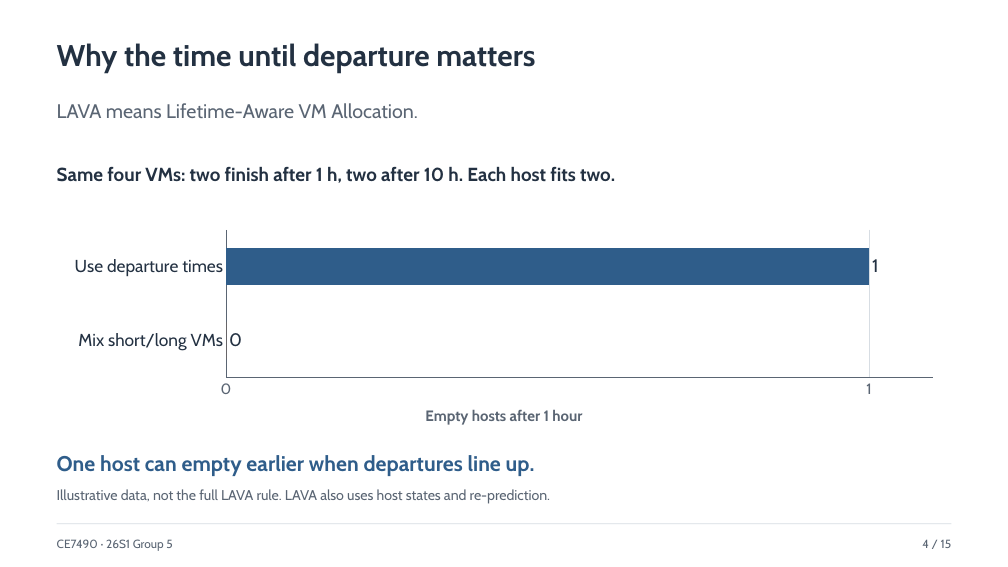
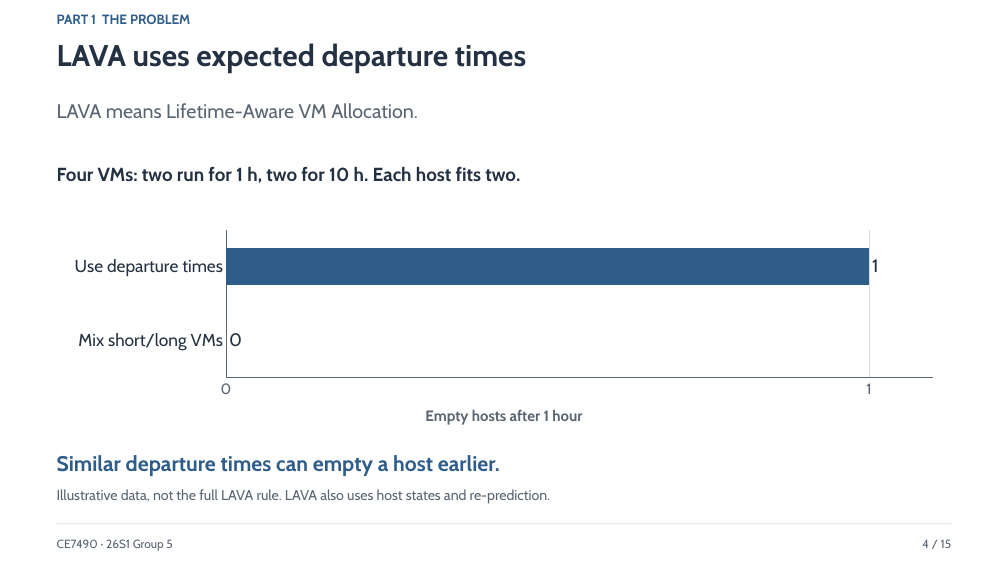
Before and after one commit to xxxmian/CE7490-P2_Revisiting_LAVA, a slide deck: slide 4 of Revisiting_Lifetime_Aware_VM_Allocation_Presentation_v4.pptx. Drawn at 1008x567 pixels with LibreOffice and Linux fonts; fonts in the diff are those of the drawing. Boxes give left, top, right and bottom in pixels: in the first picture for what was removed or moved away, otherwise in the second. Text is boxed around its words. In the diff, an @@ line names an element or a change of style, - is before the commit and + after.

```diff
--- a/Revisiting_Lifetime_Aware_VM_Allocation_Presentation_v4.pptx
+++ b/Revisiting_Lifetime_Aware_VM_Allocation_Presentation_v4.pptx
@@ text added at <box>57,14,190,24</box>, 12.8 pt, text #2F5D8A, bold @@
+PART 1 THE PROBLEM
@@ text at <box>57,43,526,72</box>: text changed @@
-Why the time until departure matters
+LAVA uses expected departure times
@@ text at <box>57,167,520,183</box>: text changed @@
-Same four VMs: two finish after 1 h, two after 10 h. Each host fits two.
+Four VMs: two run for 1 h, two for 10 h. Each host fits two.
@@ text at <box>57,455,500,476</box>: text changed @@
-One host can empty earlier when departures line up.
+Similar departure times can empty a host earlier.
```
Also in this commit, not shown: 12 other slides changed, 2 slides added, 2 slides removed, 6 other files.
